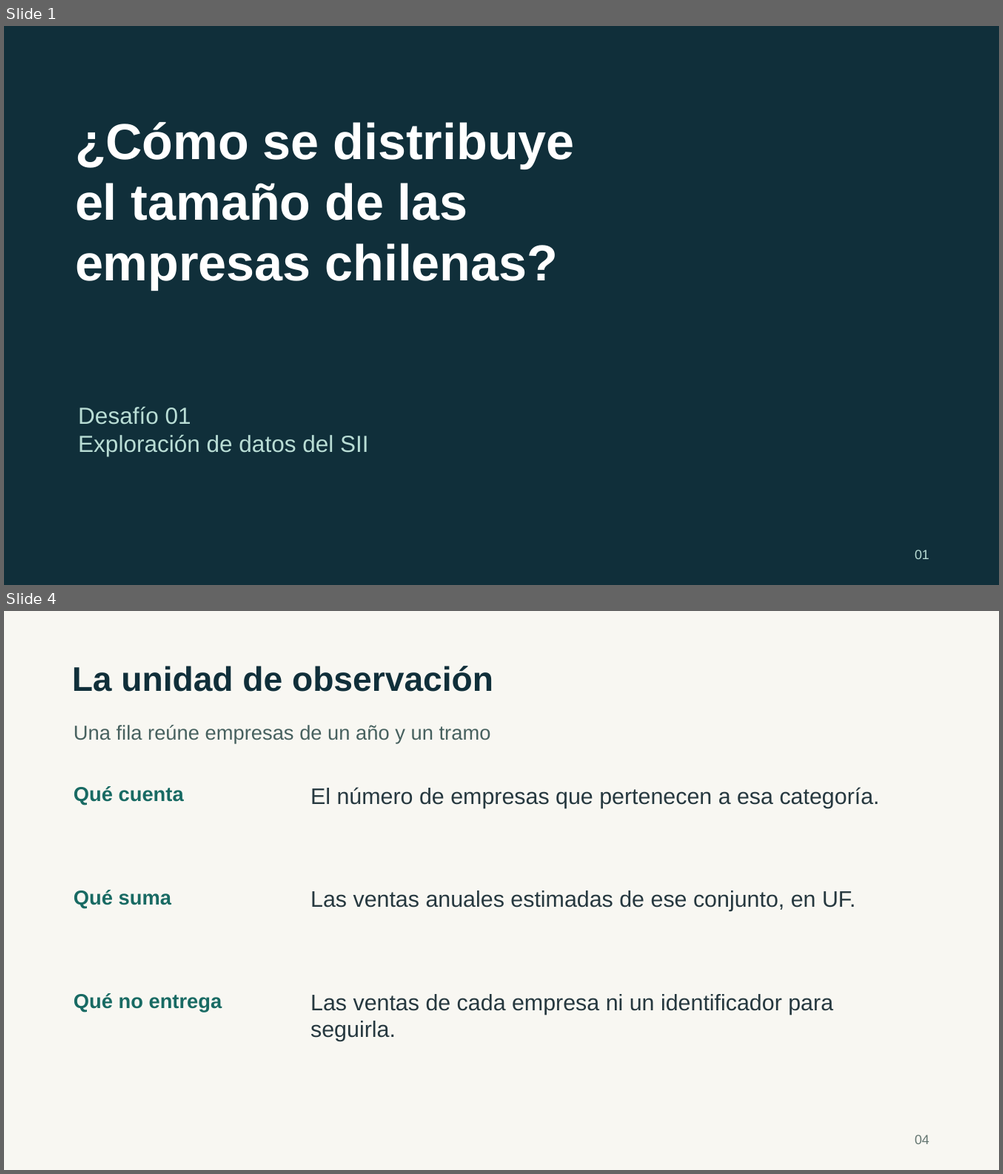
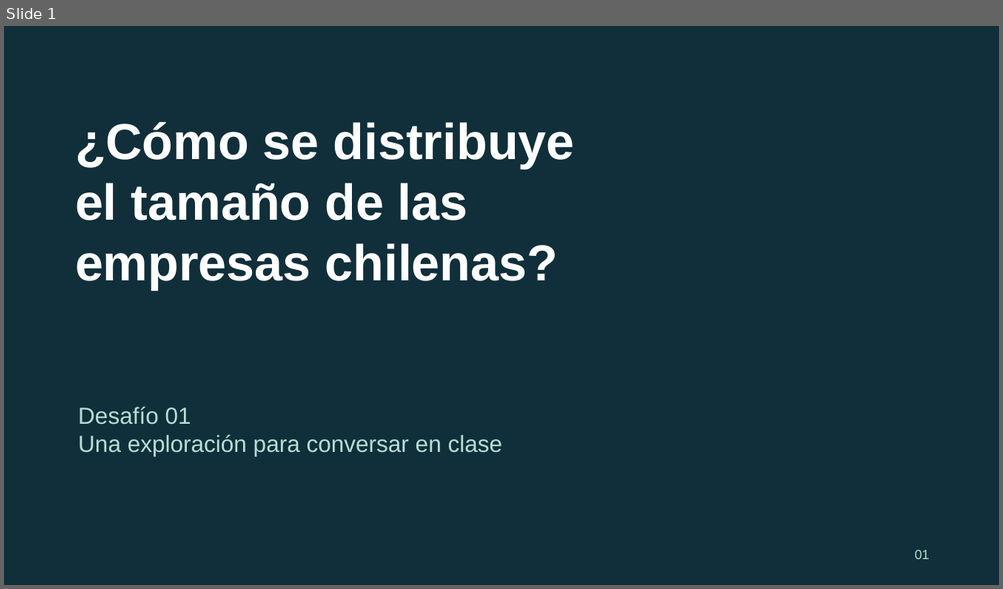
Before and after one commit to nicogarrido/complexity-economics-ai-curso, a slide deck: presentacion/Desafio_01_empresas_chilenas.pptx. Shown one above the other, each under a label of ours: slides 1 and 4 before the commit, slide 1 after it; the slides between them are not shown. The pictures are 1003x1174 and 1003x589 pixels, drawn with LibreOffice and Linux fonts; fonts in the diff are those of the drawing. Boxes give left, top, right and bottom in pixels: in the first picture for what was removed or moved away, otherwise in the second. Text is boxed around its words. In the diff, an @@ line names an element or a change of style, - is before the commit and + after.

Commit message:
Acorta la presentación y plantea una exploración sin evaluación

```diff
--- a/presentacion/Desafio_01_empresas_chilenas.pptx
+++ b/presentacion/Desafio_01_empresas_chilenas.pptx
@@ slide 4 removed at box(4, 611, 999, 1170), background #F8F7F2 @@
@@ text removed at box(72, 666, 493, 692) @@
-La unidad de observación
@@ text removed at box(74, 725, 491, 743) @@
-Una fila reúne empresas de un año y un tramo
@@ text removed at box(74, 786, 184, 805) @@
-Qué cuenta
@@ text removed at box(310, 787, 879, 809) @@
-El número de empresas que pertenecen a esa categoría.
@@ text removed at box(74, 890, 171, 908) @@
-Qué suma
@@ text removed at box(310, 891, 856, 911) @@
-Las ventas anuales estimadas de ese conjunto, en UF.
@@ text removed at box(74, 994, 222, 1012) @@
-Qué no entrega
@@ text removed at box(310, 994, 833, 1042) @@
-Las ventas de cada empresa ni un identificador para seguirla.
@@ text removed at box(914, 1135, 929, 1145) @@
-04
@@ slide 1 changed as well @@
@@ text at box(78, 435, 503, 457): text changed @@
-Exploración de datos del SII
+Una exploración para conversar en clase
```
Also in this commit, not shown: 4 other slides changed, 2 slides added, 6 other slides removed, 3 other files.
